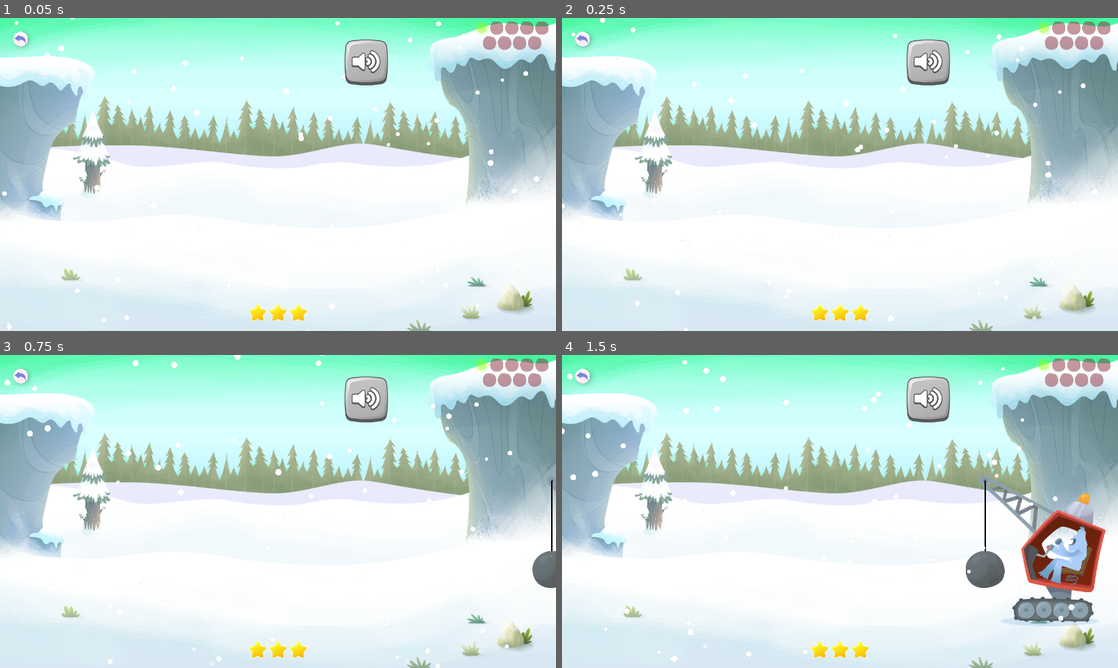
Above: before the commit, frames 1-4 (two rows, left to right).
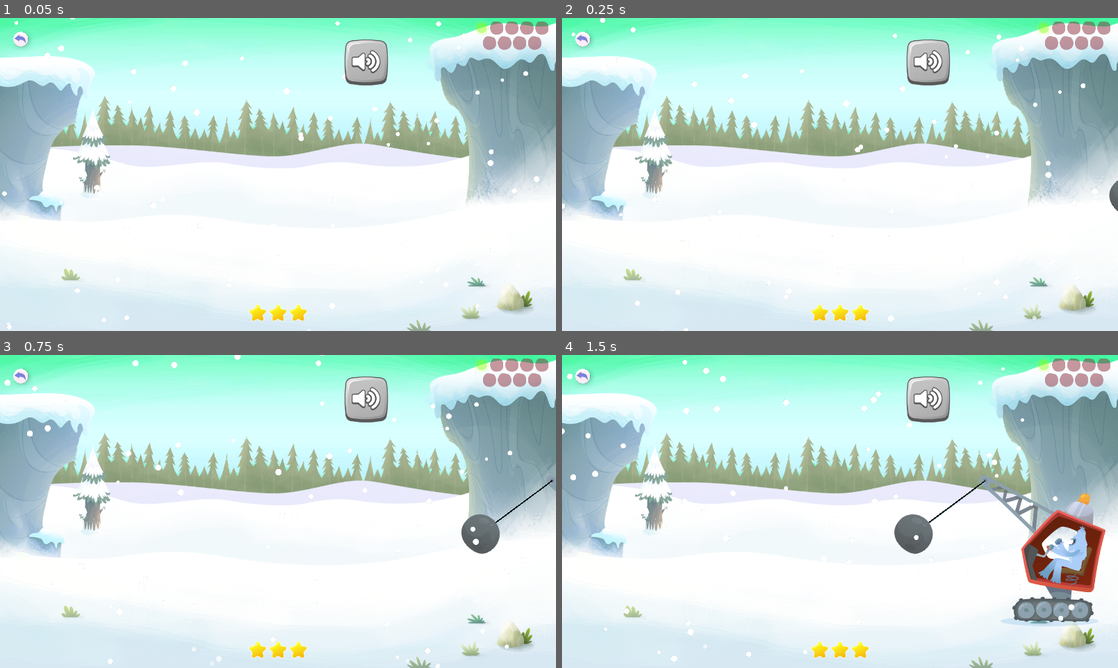
Above: after the commit, the same moments.

Repository: anatolbogun/knock-it-down-godot-port
Game: Godot game, scene res://src/game_states/main_game_state.tscn
Two runs of this game, one before a commit and one after it. Both use one fixed random seed, a clock stepped at 60 frames per second and the inputs below. Sound files missing from this copy of the repository are replaced by a short silence.
Inputs (mouse positions are in pixels of both pictures, inside the frame that each line leads up to):
- Up to frame 1 (0.05 s): no input
- Up to frame 2 (0.25 s): no input
- Up to frame 3 (0.75 s): move the mouse to (400, 495) at 0.52 s
- Up to frame 4 (1.5 s): move the mouse to (728, 527) at 1.27 s

Frame 1 is identical in both runs. In frame 2, 0.1% of the frame differs, in the area x 98-100%, y 52-62%; in frame 3, 1.2%; in frame 4, 1.5%, in the area x 59-80%, y 40-75%.

Commit message:
some IK setup (wip)

Diff:
--- a/src/actors/yeti.tscn
+++ b/src/actors/yeti.tscn
@@ -19,6 +19,20 @@
 [ext_resource type="Texture2D" uid="uid://b7gkwtfohw4ig" path="res://assets/spritesheets/yeti.sprites/craneShadow.tres" id="9_qauxf"]
 [ext_resource type="Texture2D" uid="uid://clvsiq7t3oh5r" path="res://assets/spritesheets/yeti.sprites/craneWheels.tres" id="10_7y8f0"]
 [ext_resource type="Texture2D" uid="uid://ddwygwumuyavj" path="res://assets/spritesheets/yeti.sprites/craneWreckingBall.tres" id="11_rgrwk"]
+[ext_resource type="Texture2D" uid="uid://cnxpudhnr80cy" path="res://assets/spritesheets/yeti.sprites/craneRope.tres" id="19_0fwvi"]
+
+[sub_resource type="SkeletonModification2DTwoBoneIK" id="SkeletonModification2DTwoBoneIK_w6rks"]
+target_nodepath = NodePath("WreckingBallTarget")
+joint_one_bone_idx = 4
+joint_one_bone2d_node = NodePath("CraneWheelsBone2D/CraneBodyBone2D/CraneBoomBone2D/CraneLineBone2D")
+joint_two_bone_idx = 5
+joint_two_bone2d_node = NodePath("CraneWheelsBone2D/CraneBodyBone2D/CraneBoomBone2D/CraneLineBone2D/CraneWreckingBallBone2D")
+editor/draw_min_max = true
+
+[sub_resource type="SkeletonModificationStack2D" id="SkeletonModificationStack2D_s563t"]
+enabled = true
+modification_count = 1
+modifications/0 = SubResource("SkeletonModification2DTwoBoneIK_w6rks")
 
 [sub_resource type="Animation" id="Animation_6osnw"]
 length = 0.001
@@ -177,6 +191,18 @@
 "transitions": PackedFloat32Array(1),
 "update": 1,
 "values": [false]
+}
+tracks/13/type = "value"
+tracks/13/imported = false
+tracks/13/enabled = true
+tracks/13/path = NodePath("CraneWheelsBone2D/CraneBodyBone2D/CraneBoomBone2D/CraneLineBone2D/CraneWreckingBallBone2D:position")
+tracks/13/interp = 1
+tracks/13/loop_wrap = true
+tracks/13/keys = {
+"times": PackedFloat32Array(0),
+"transitions": PackedFloat32Array(1),
+"update": 0,
+"values": [Vector2(0, 217)]
 }
 
 [sub_resource type="Animation" id="Animation_f0ly8"]
@@ -752,6 +778,21 @@
 "values": [0.0, 0.624828, 0.0, -0.390954, 0.546288, -0.390954, 0.546288, -0.390954, 0.546288, -0.390954, 0.546288, -0.390954, 0.0, -0.195477, 0.0]
 }
 
+[sub_resource type="Animation" id="Animation_yb3vo"]
+resource_name = "test"
+tracks/0/type = "value"
+tracks/0/imported = false
+tracks/0/enabled = true
+tracks/0/path = NodePath("CraneWheelsBone2D/CraneBodyBone2D/CraneBoomBone2D/CraneLineBone2D/CraneWreckingBallBone2D:position")
+tracks/0/interp = 1
+tracks/0/loop_wrap = true
+tracks/0/keys = {
+"times": PackedFloat32Array(0),
+"transitions": PackedFloat32Array(1),
+"update": 0,
+"values": [Vector2(0, 217)]
+}
+
 [sub_resource type="AnimationLibrary" id="AnimationLibrary_ojgb1"]
 _data = {
 "RESET": SubResource("Animation_6osnw"),
@@ -760,10 +801,12 @@
 "drive": SubResource("Animation_5mu5p"),
 "hit": SubResource("Animation_0hj5h"),
 "incorrect": SubResource("Animation_1x54h"),
-"success": SubResource("Animation_1i4nw")
+"success": SubResource("Animation_1i4nw"),
+"test": SubResource("Animation_yb3vo")
 }
 
 [node name="Yeti" type="Skeleton2D"]
+modification_stack = SubResource("SkeletonModificationStack2D_s563t")
 script = ExtResource("1_65b8r")
 
 [node name="AudioStreamPlayer2D" type="AudioStreamPlayer2D" parent="."]
@@ -776,7 +819,6 @@
 [node name="CraneWheelsBone2D" type="Bone2D" parent="."]
 position = Vector2(-8, 107)
 rest = Transform2D(1, 0, 0, 1, -8, 107)
-editor_settings/show_bone_gizmo = false
 
 [node name="CraneShadow" type="Sprite2D" parent="CraneWheelsBone2D"]
 position = Vector2(-26, 85)
@@ -789,7 +831,6 @@
 [node name="CraneBodyBone2D" type="Bone2D" parent="CraneWheelsBone2D"]
 position = Vector2(1, -2)
 rest = Transform2D(1, 0, 0, 1, 1, -2)
-editor_settings/show_bone_gizmo = false
 
 [node name="CraneBody" type="Sprite2D" parent="CraneWheelsBone2D/CraneBodyBone2D"]
 z_index = 1
@@ -802,7 +843,6 @@
 auto_calculate_length_and_angle = false
 length = 46.746
 bone_angle = -72.787
-editor_settings/show_bone_gizmo = false
 
 [node name="Yeti" type="Skeleton2D" parent="CraneWheelsBone2D/CraneBodyBone2D/YetiBone2D"]
 z_index = 1
@@ -810,7 +850,6 @@
 [node name="BodyBone2D" type="Bone2D" parent="CraneWheelsBone2D/CraneBodyBone2D/YetiBone2D/Yeti"]
 position = Vector2(34, 65)
 rest = Transform2D(1, 0, 0, 1, 34, 65)
-editor_settings/show_bone_gizmo = false
 
 [node name="LegBone2D" type="Bone2D" parent="CraneWheelsBone2D/CraneBodyBone2D/YetiBone2D/Yeti/BodyBone2D"]
 position = Vector2(2, -5)
@@ -818,7 +857,6 @@
 auto_calculate_length_and_angle = false
 length = 49.541
 bone_angle = -163.279
-editor_settings/show_bone_gizmo = false
 
 [node name="Leg" type="Sprite2D" parent="CraneWheelsBone2D/CraneBodyBone2D/YetiBone2D/Yeti/BodyBone2D/LegBone2D"]
 texture = ExtResource("6_kxkc0")
@@ -830,7 +868,6 @@
 auto_calculate_length_and_angle = false
 length = 80.287
 bone_angle = 190.82
-editor_settings/show_bone_gizmo = false
 
 [node name="ArmLeft" type="Sprite2D" parent="CraneWheelsBone2D/CraneBodyBone2D/YetiBone2D/Yeti/BodyBone2D/ArmLeftBone2D"]
 texture = ExtResource("1_wgrgd")
@@ -847,7 +884,6 @@
 auto_calculate_length_and_angle = false
 length = 60.721
 bone_angle = 206.557
-editor_settings/show_bone_gizmo = false
 
 [node name="ArmRight" type="Sprite2D" parent="CraneWheelsBone2D/CraneBodyBone2D/YetiBone2D/Yeti/BodyBone2D/ArmRightBone2D"]
 texture = ExtResource("2_srefm")
@@ -859,7 +895,6 @@
 auto_calculate_length_and_angle = false
 length = 46.746
 bone_angle = 283.279
-editor_settings/show_bone_gizmo = false
 
 [node name="HeadSad" type="Sprite2D" parent="CraneWheelsBone2D/CraneBodyBone2D/YetiBone2D/Yeti/BodyBone2D/HeadBone2D"]
 visible = false
@@ -873,7 +908,6 @@
 [node name="CraneBoomBone2D" type="Bone2D" parent="CraneWheelsBone2D/CraneBodyBone2D"]
 position = Vector2(-19, -143)
 rest = Transform2D(1, 0, 0, 1, -19, -143)
-editor_settings/show_bone_gizmo = false
 
 [node name="CraneBoom" type="Sprite2D" parent="CraneWheelsBone2D/CraneBodyBone2D/CraneBoomBone2D"]
 texture = ExtResource("8_2dxia")
@@ -883,9 +917,15 @@
 position = Vector2(-167, -114)
 rest = Transform2D(1, 0, 0, 1, -167, -114)
 editor_settings/show_bone_gizmo = false
+metadata/_local_pose_override_enabled_ = true
+
+[node name="CraneLineSprite2D" type="Sprite2D" parent="CraneWheelsBone2D/CraneBodyBone2D/CraneBoomBone2D/CraneLineBone2D"]
+texture = ExtResource("19_0fwvi")
+centered = false
 
 [node name="CraneLine" type="Line2D" parent="CraneWheelsBone2D/CraneBodyBone2D/CraneBoomBone2D/CraneLineBone2D"]
 z_index = 1
+scale = Vector2(1, 1)
 points = PackedVector2Array(0, 0, 2.08165e-12, 215)
 width = 3.0
 default_color = Color(0, 0, 0, 1)
@@ -894,12 +934,16 @@
 
 [node name="CraneWreckingBallBone2D" type="Bone2D" parent="CraneWheelsBone2D/CraneBodyBone2D/CraneBoomBone2D/CraneLineBone2D"]
 position = Vector2(0, 217)
+scale = Vector2(0.999999, 1)
 rest = Transform2D(1, 0, 0, 1, 0, 217)
 auto_calculate_length_and_angle = false
-length = 38.361
-bone_angle = 88.524
-editor_settings/show_bone_gizmo = false
+length = 50.0
+bone_angle = 90.0
+metadata/_local_pose_override_enabled_ = true
 
 [node name="CraneWreckingBall" type="Sprite2D" parent="CraneWheelsBone2D/CraneBodyBone2D/CraneBoomBone2D/CraneLineBone2D/CraneWreckingBallBone2D"]
 z_index = 1
 texture = ExtResource("11_rgrwk")
+
+[node name="WreckingBallTarget" type="Node2D" parent="."]
+position = Vector2(-673, 203)
Not shown: 1 places in src/actors/yeti.tscn that only renumber resources
